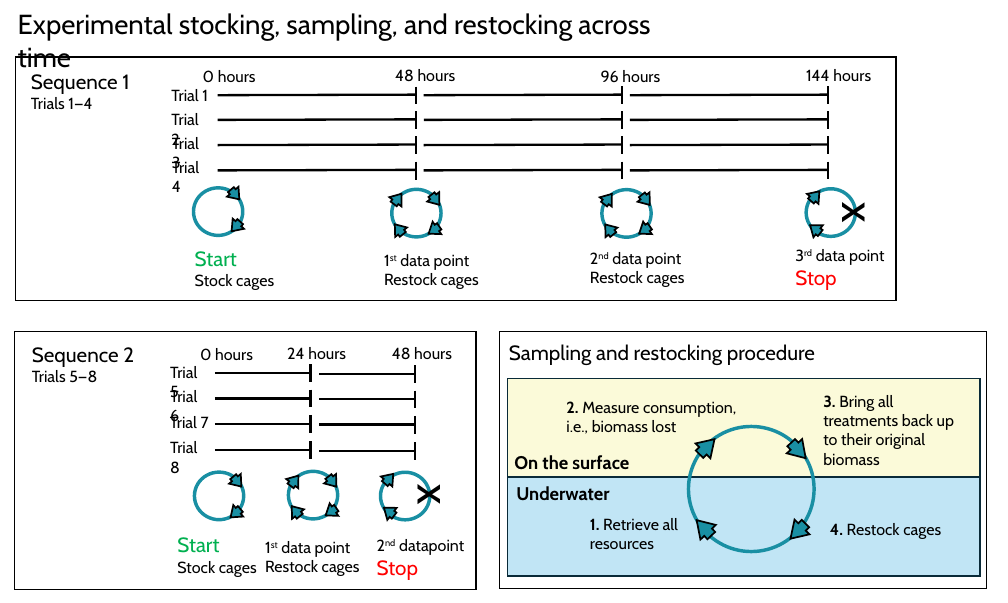
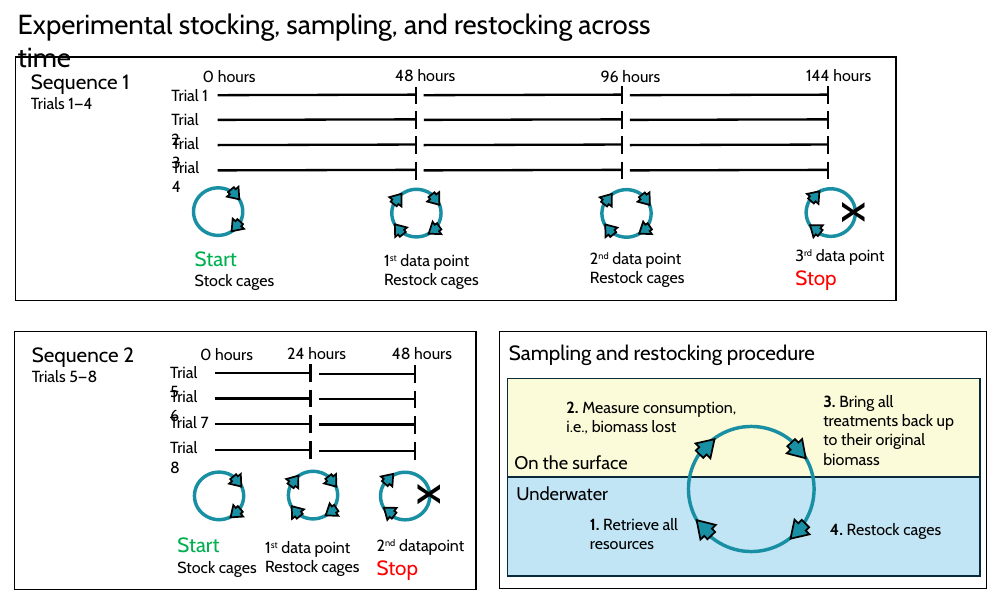
Before and after one commit to zhrandell/drift_controls_kelp, a slide deck: slide 1 of figs/experimental_design_time.pptx. Drawn at 1008x603 pixels with LibreOffice and Linux fonts; fonts in the diff are those of the drawing. Boxes give left, top, right and bottom in pixels: in the first picture for what was removed or moved away, otherwise in the second. Text is boxed around its words. In the diff, an @@ line names an element or a change of style, - is before the commit and + after.

```diff
--- a/figs/experimental_design_time.pptx
+++ b/figs/experimental_design_time.pptx
@@ text "On the surface" at [514,455,627,470]: bold off @@
@@ text "Underwater" at [516,486,608,501]: bold off @@
```
Also in this commit, not shown: 3 other files.
